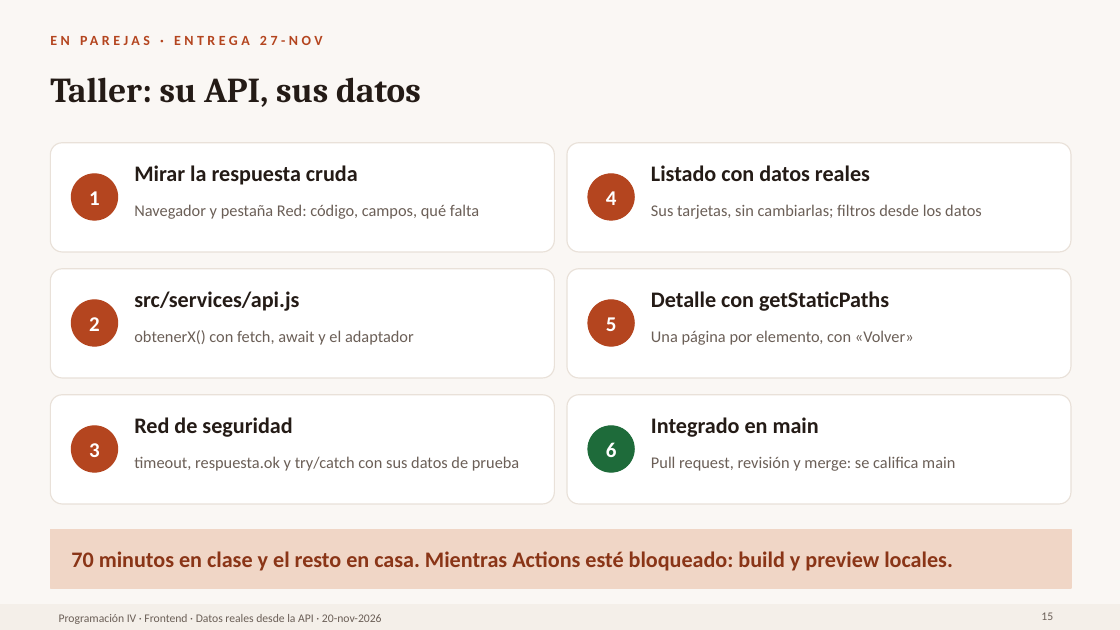
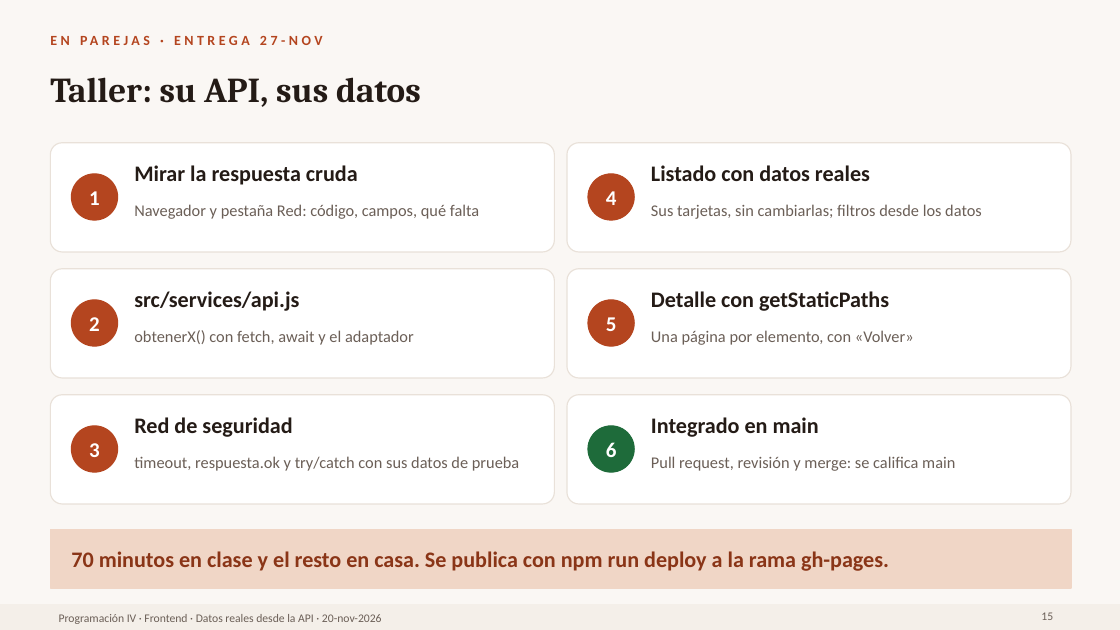
Before and after one commit to Frontend-programacion-IV-UNIAJC/frontend-programacion-iv-crear-repo-group-10, a slide deck: slide 15 of docs/clases/2026-11-20/diapositivas.pptx. Drawn at 1120x630 pixels with LibreOffice and Linux fonts; fonts in the diff are those of the drawing. Boxes give left, top, right and bottom in pixels: in the first picture for what was removed or moved away, otherwise in the second. Text is boxed around its words. In the diff, an @@ line names an element or a change of style, - is before the commit and + after.

Commit message:
docs: taller y guia con la publicacion desde la rama gh-pages

```diff
--- a/docs/clases/2026-11-20/diapositivas.pptx
+++ b/docs/clases/2026-11-20/diapositivas.pptx
@@ text at [71, 551, 889, 571]: text changed @@
-70 minutos en clase y el resto en casa. Mientras Actions esté bloqueado: build y preview locales.
+70 minutos en clase y el resto en casa. Se publica con npm run deploy a la rama gh-pages.
```
Also in this commit, not shown: 1 other slide changed, 9 other files.
